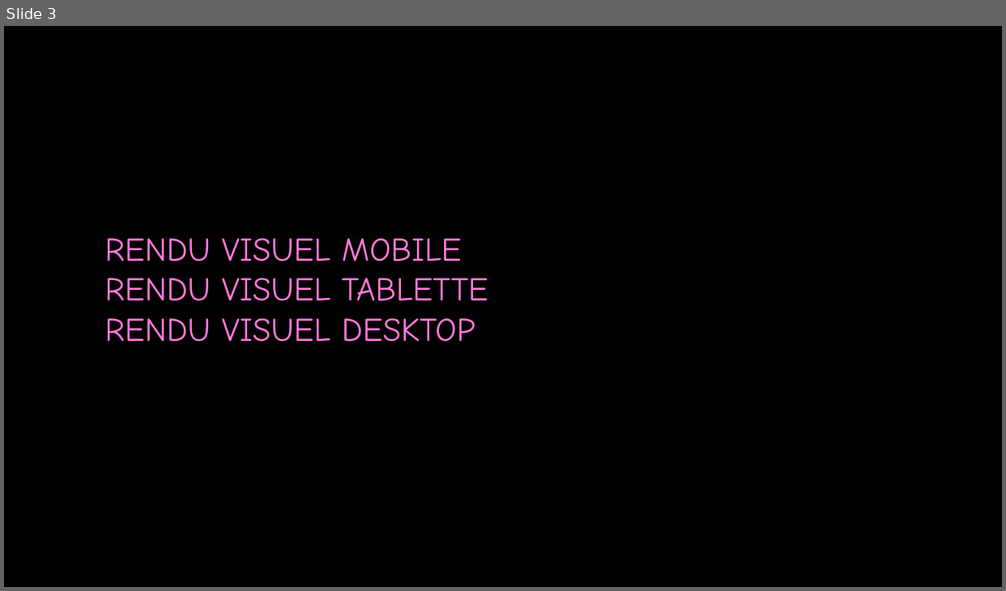
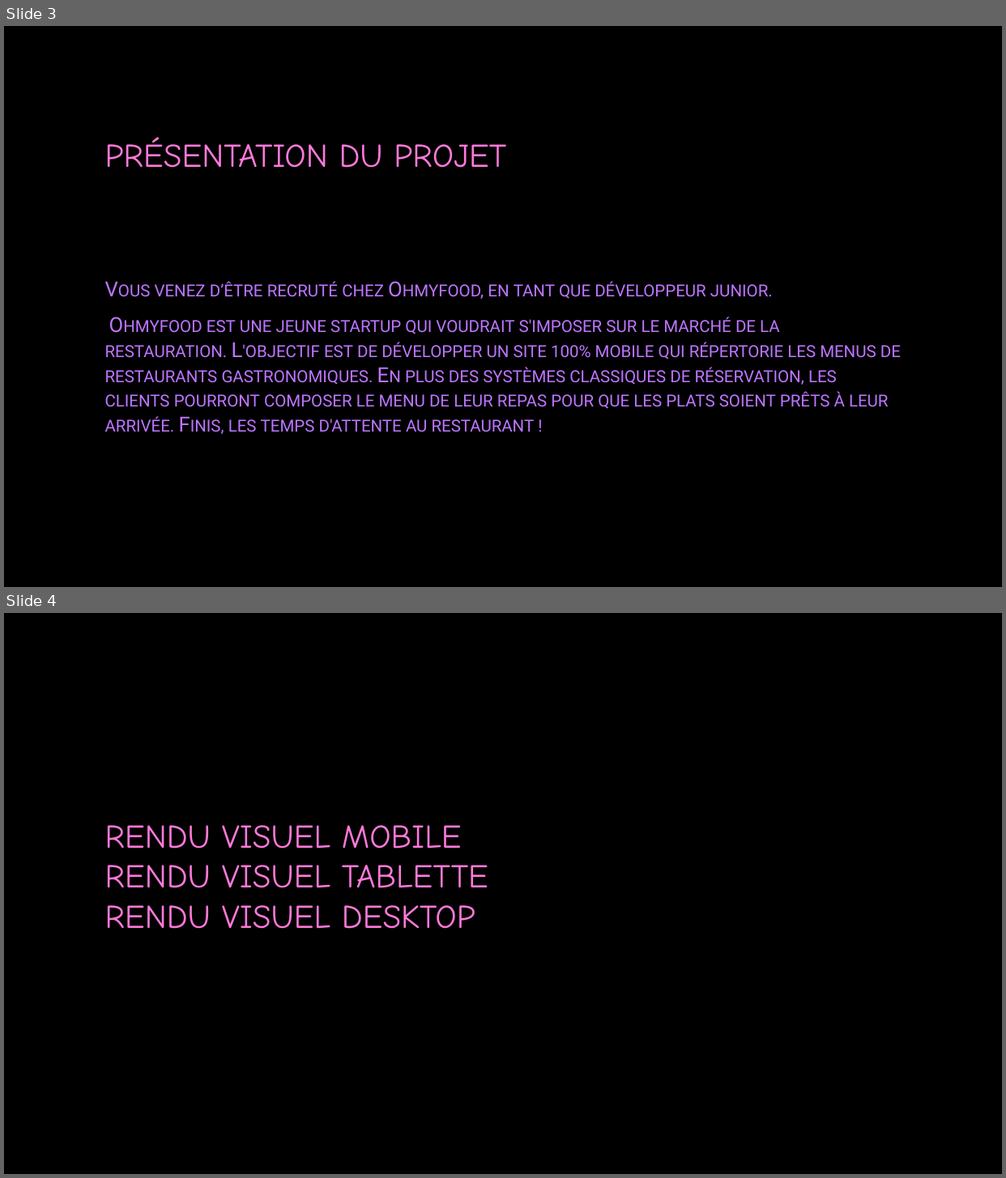
Before and after one commit to julescynamon/CYNAMONJules_3_19102021, a slide deck: PrésentationProjet 3.pptx. Shown one above the other, each under a label of ours: slide 3 before the commit, slides 3 and 4 after it. The pictures are 1006x591 and 1006x1178 pixels, drawn with LibreOffice and Linux fonts; fonts in the diff are those of the drawing; background and template pictures are left out. Boxes give left, top, right and bottom in pixels: in the first picture for what was removed or moved away, otherwise in the second. Text is boxed around its words. In the diff, an @@ line names an element or a change of style, - is before the commit and + after.

Commit message:
fin du projet

```diff
--- a/PrésentationProjet 3.pptx
+++ b/PrésentationProjet 3.pptx
@@ slide 3 added at (4,26,1002,587), background picture (left out) @@
@@ title added at (105,138,506,168), 32 pt, text #FF79DA @@
+PRÉSENTATION DU PROJET
@@ text added at (105,281,901,433), 20 pt, text #BD75FF, small capitals @@
+Vous venez d’être recruté chez Ohmyfood, en tant que développeur junior.
+Ohmyfood est une jeune startup qui voudrait s'imposer sur le marché de la restauration. L'objectif est de développer un site 100% mobile qui répertorie les menus de restaurants gastronomiques. En plus des systèmes classiques de réservation, les clients pourront composer le menu de leur repas pour que les plats soient prêts à leur arrivée. Finis, les temps d'attente au restaurant !
@@ what was slide 3 is now slide 4 @@
```
Also in this commit, not shown: 7 slides changed, 1 other file.
